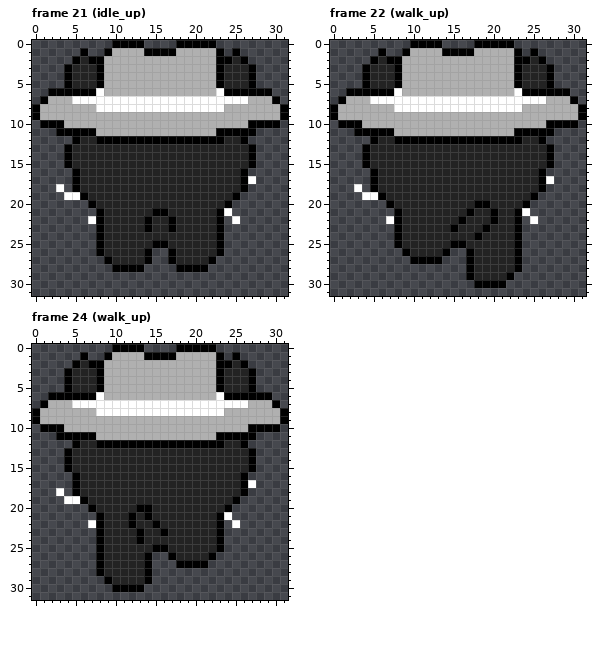
One commit to this pixel-art file: art/player.aseprite. The first picture shows the starting point.
32x32 pixels, 40 frames. Shown: frame 21 (idle_up), frame 22 (walk_up), frame 24 (walk_up). The commit also changed other frames, which this record leaves out.
And afterwards:
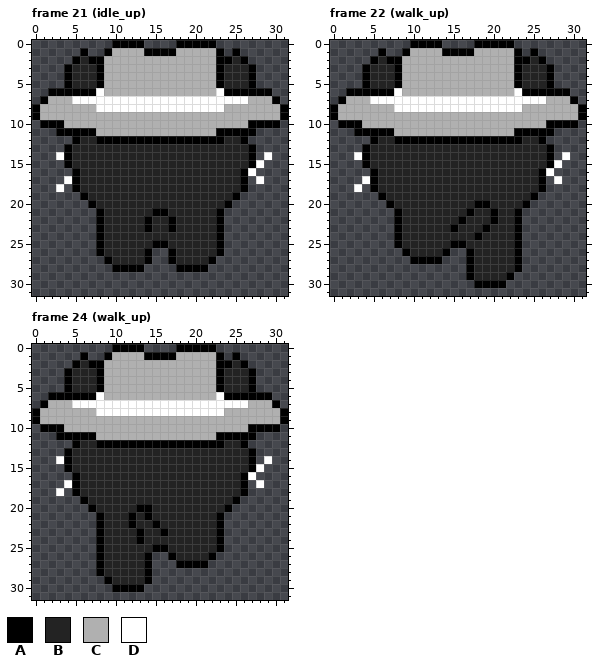
Palette (. is transparent): A #000000  B #232323  C #b0b0b0  D #ffffff
Change:
Frame 21 (idle_up):
y 14: x 3 . -> D; x 29 . -> D
y 15: x 28 . -> D
y 16: x 27 . -> D
y 17: x 4 . -> D; x 27..28 D. -> .D
y 19: x 4..5 DD -> ..
y 21: x 24 D -> .
y 22: x 7 D -> .; x 25 D -> .
Frame 22 (walk_up): the same change as frame 21 (idle_up)
Frame 24 (walk_up): the same change as frame 21 (idle_up)
